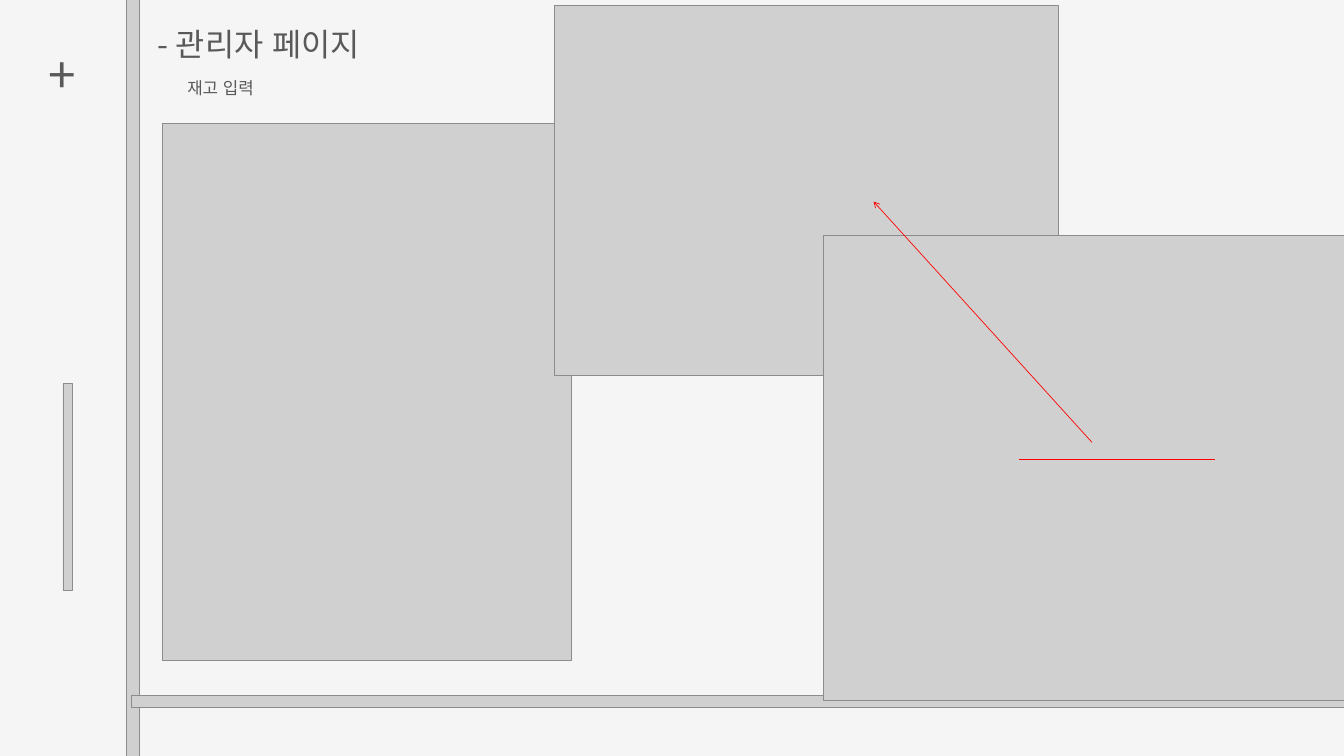
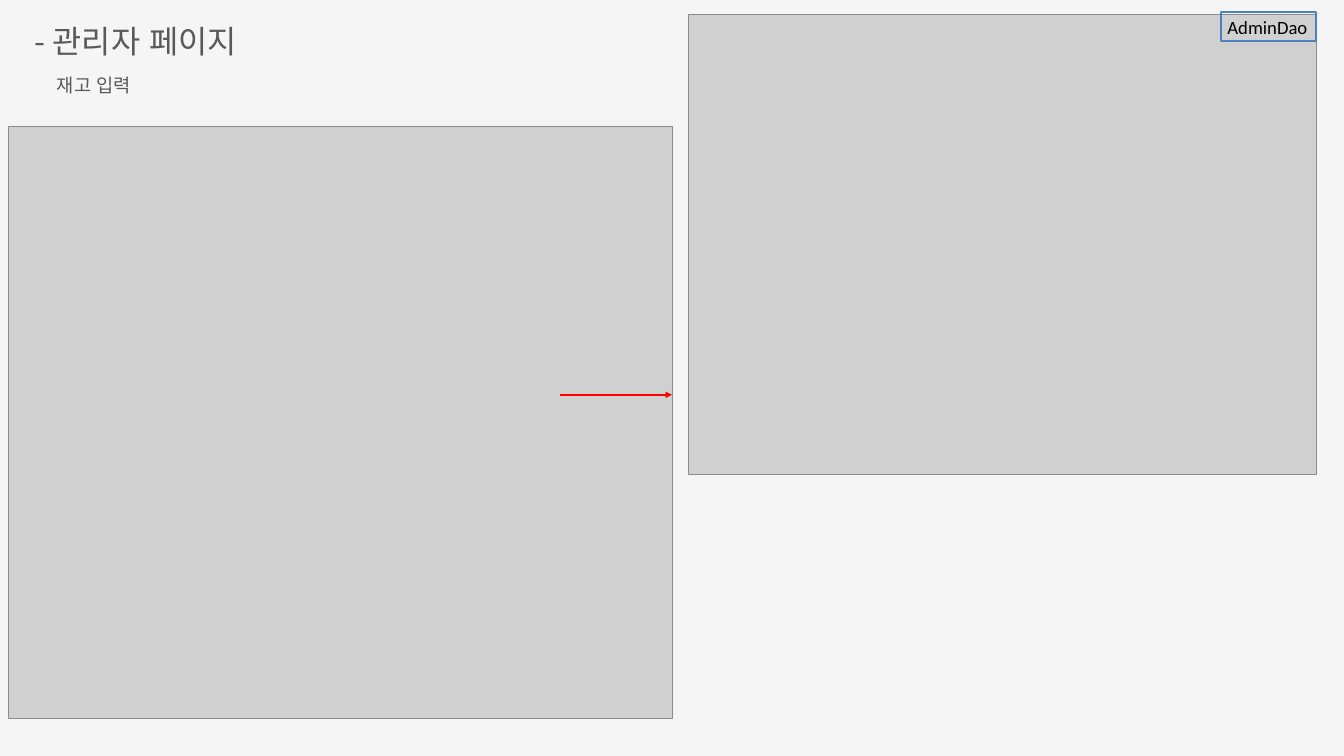
Before and after one commit to Ellie-Jung/IceCream-OrderSystem-mini-project, a slide deck: slide 33 of 나자바아이스크림가게_.pptx. Drawn at 1344x756 pixels with LibreOffice and Linux fonts; fonts in the diff are those of the drawing; grey boxes stand for pictures. Boxes give left, top, right and bottom in pixels: in the first picture for what was removed or moved away, otherwise in the second. Text is boxed around its words. In the diff, an @@ line names an element or a change of style, - is before the commit and + after.

```diff
--- a/나자바아이스크림가게_.pptx
+++ b/나자바아이스크림가게_.pptx
@@ text "- 관리자 페이지": place and size @@
-text "- 관리자 페이지" at (176,30,359,59)
+text "- 관리자 페이지" at (53,27,236,56)
@@ picture removed at (127,0,139,756) @@
@@ picture: place and size @@
-picture at (554,5,1058,375)
+picture at (688,14,1316,474)
@@ rectangle added at (1221,12,1316,42), outline #4F81BD 2.25 pt, 20 pt, text #000000 @@
+AdminDao
@@ text removed at (35,40,89,130) @@
-+
@@ text "재고 입력": place and size @@
-text "재고 입력" at (187,80,254,96)
+text "재고 입력" at (57,76,131,94)
@@ text "재고 입력" at (57,76,131,94): size 18 to 20 pt @@
@@ picture: place and size @@
-picture at (823,235,1344,700)
+picture at (9,126,672,718)
@@ picture removed at (163,123,571,661) @@
@@ arrow removed from (1092, 442) to (874, 202) @@
@@ picture removed at (63,384,73,591) @@
@@ arrow added from (560, 395) to (672, 395), #FF0000 2.25 pt @@
@@ line removed from (1019, 459) to (1215, 459) @@
@@ picture removed at (132,696,1344,708) @@
```
Also in this commit, not shown: 20 other slides changed.
